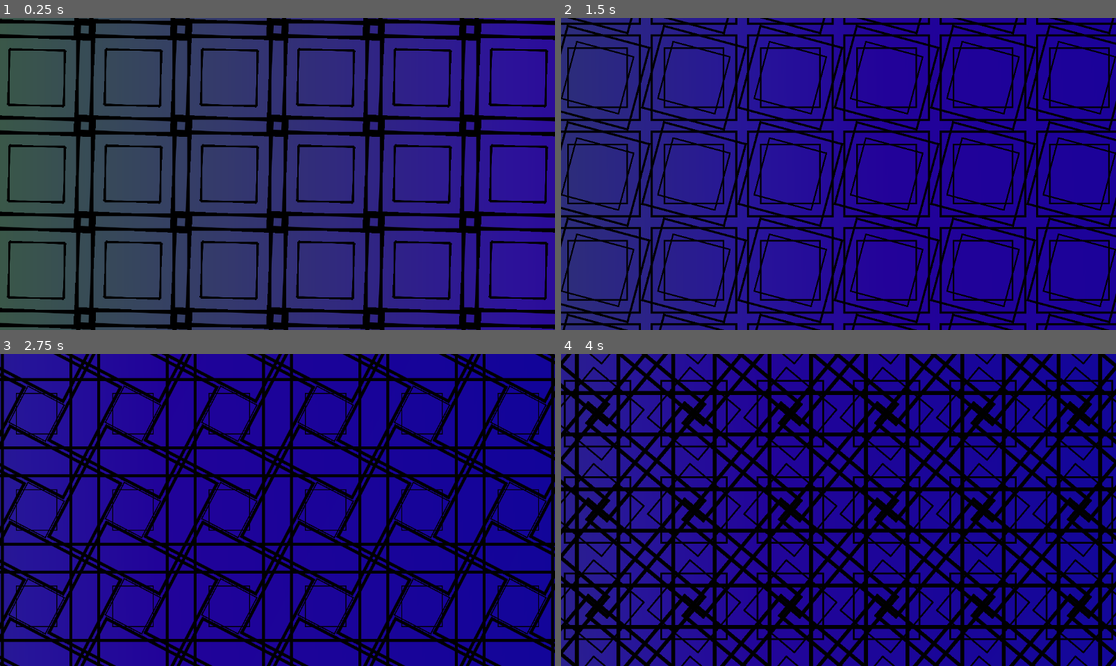
Above: before the commit, frames 1-4 (two rows, left to right).
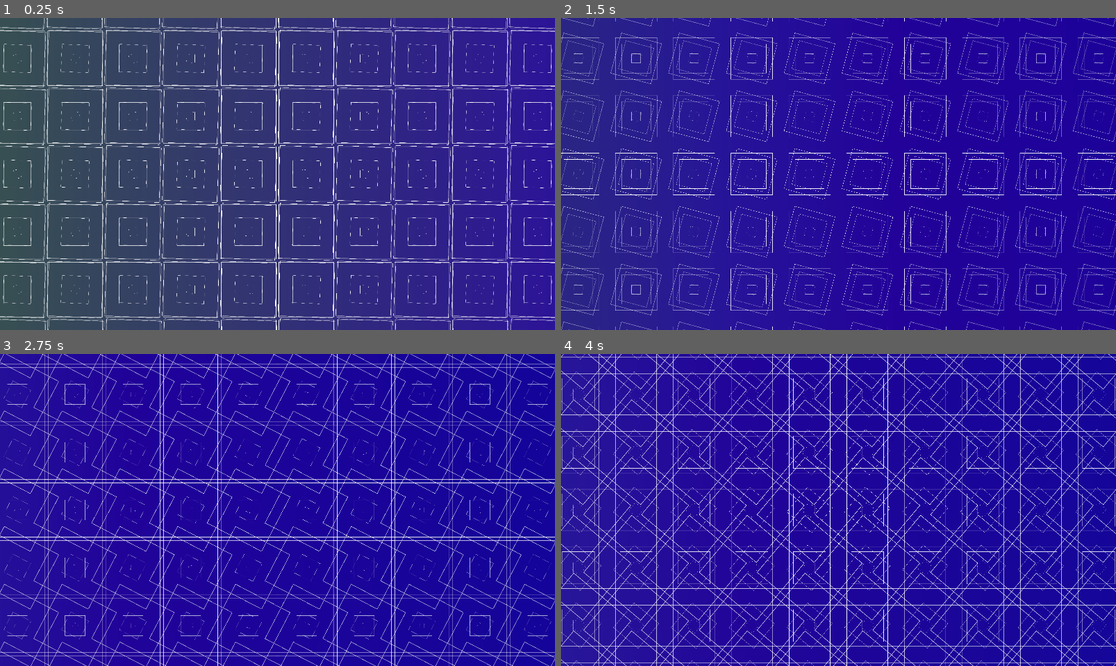
Above: after the commit, the same moments.

Repository: Juju-brz/GDVJ
Game: Godot game, scene res://templates/01_Superpositions_géométriques.tscn
Same seed, same stepped clock (60 frames per second), same inputs: the game is played once before the commit and once after it. The project has no main scene, so this scene is started directly.
Inputs (mouse positions are in pixels of both pictures, inside the frame that each line leads up to):
- Up to frame 1 (0.25 s): no input
- Up to frame 2 (1.5 s): tap Enter at 0.5 s; move the mouse to (960, 158) at 0.52 s; move the mouse to (727, 189) at 1.27 s
- Up to frame 3 (2.75 s): move the mouse to (333, 441) at 2.02 s
- Up to frame 4 (4 s): move the mouse to (810, 572) at 2.77 s; move the mouse to (1005, 556) at 3.52 s

The runs differ from the first frame. In frame 1, 30% of the frame differs, in the area x 0-100%, y 0-100%; in frame 2, 33%; in frame 3, 39%; in frame 4, 53%.

Commit message:
Third Group of Forms - White Forms - Full Screen - Adding Escape - problem - Background of Controls

Diff:
--- /dev/null
+++ b/Svg/Squarewhite-01.svg
@@ -0,0 +1 @@
+<?xml version="1.0" encoding="UTF-8"?><svg id="Layer_1" xmlns="http://www.w3.org/2000/svg" width="100" height="100" viewBox="0 0 100 100"><rect x="21.56" y="21.56" width="56.89" height="56.89" style="fill:none; stroke:#fff; stroke-miterlimit:10; stroke-width:.5px;"/></svg>
--- /dev/null
+++ b/Svg/Squarewhite.svg
@@ -0,0 +1 @@
+<?xml version="1.0" encoding="UTF-8"?><svg id="Layer_1" xmlns="http://www.w3.org/2000/svg" width="227.3" height="227.3" viewBox="0 0 227.3 227.3"><rect x="1.33" y="1.33" width="224.64" height="224.64" style="fill:none; stroke:#fff; stroke-miterlimit:10; stroke-width:2.66px;"/></svg>
--- /dev/null
+++ b/Svg/Squarewhite2.svg
@@ -0,0 +1 @@
+<?xml version="1.0" encoding="UTF-8"?><svg id="Layer_1" xmlns="http://www.w3.org/2000/svg" width="380.53" height="380.53" viewBox="0 0 380.53 380.53"><rect x="1" y="1" width="378.53" height="378.53" style="fill:none; stroke:#fff; stroke-miterlimit:10; stroke-width:2px;"/></svg>
--- a/baseScene.tscn
+++ b/baseScene.tscn
@@ -29,36 +29,43 @@
 offset_right = 40.0
 offset_bottom = 40.0
 
-[node name="VBoxContainer" type="VBoxContainer" parent="Control"]
+[node name="BG" type="ColorRect" parent="Control"]
+material = SubResource("ShaderMaterial_u2bk3")
+layout_mode = 0
+offset_right = 1164.0
+offset_bottom = 674.0
+color = Color(0.5609549, 0.5609549, 0.5609549, 0.8509804)
+
+[node name="VBoxContainer" type="VBoxContainer" parent="Control/BG"]
 layout_mode = 0
 offset_left = 809.0
 offset_top = 26.0
 offset_right = 1118.0
 offset_bottom = 254.0
 
-[node name="Label2" type="Label" parent="Control/VBoxContainer"]
+[node name="Label2" type="Label" parent="Control/BG/VBoxContainer"]
 layout_mode = 2
 text = "Duplication"
 
-[node name="HSlider" type="HSlider" parent="Control/VBoxContainer"]
+[node name="HSlider" type="HSlider" parent="Control/BG/VBoxContainer"]
 layout_mode = 2
 max_value = 50.0
 
-[node name="Button" type="Button" parent="Control/VBoxContainer"]
+[node name="Button" type="Button" parent="Control/BG/VBoxContainer"]
 visible = false
 layout_mode = 2
 text = "Animation"
 
-[node name="Label" type="Label" parent="Control/VBoxContainer"]
+[node name="Label" type="Label" parent="Control/BG/VBoxContainer"]
 layout_mode = 2
 text = "RADIUS"
 
-[node name="HSlider_spacing" type="HSlider" parent="Control/VBoxContainer"]
+[node name="HSlider_spacing" type="HSlider" parent="Control/BG/VBoxContainer"]
 layout_mode = 2
 min_value = 50.0
 value = 50.0
 
-[node name="CodeEdit" type="CodeEdit" parent="Control"]
+[node name="CodeEdit" type="CodeEdit" parent="Control/BG"]
 layout_mode = 0
 offset_left = 3.0
 offset_top = 87.0
@@ -75,17 +82,17 @@
 highlight_current_line = true
 script = ExtResource("4_bgty4")
 
-[node name="Button" type="Button" parent="Control/CodeEdit"]
+[node name="Button" type="Button" parent="Control/BG/CodeEdit"]
 layout_mode = 0
 offset_left = 305.0
 offset_top = 478.0
 offset_right = 388.0
 offset_bottom = 520.0
 
-[node name="Play" type="Sprite2D" parent="Control/CodeEdit/Button"]
+[node name="Play" type="Sprite2D" parent="Control/BG/CodeEdit/Button"]
 position = Vector2(21.5, 22.135)
 scale = Vector2(0.15, 0.15)
 texture = ExtResource("5_6jx8c")
 
-[connection signal="value_changed" from="Control/VBoxContainer/HSlider" to="." method="_on_h_slider_value_changed"]
-[connection signal="pressed" from="Control/CodeEdit/Button" to="Control/CodeEdit" method="_on_button_pressed"]
+[connection signal="value_changed" from="Control/BG/VBoxContainer/HSlider" to="." method="_on_h_slider_value_changed"]
+[connection signal="pressed" from="Control/BG/CodeEdit/Button" to="Control/BG/CodeEdit" method="_on_button_pressed"]
--- a/project.godot
+++ b/project.godot
@@ -13,6 +13,12 @@
 config/name="Quantum_Project_juju_Ali"
 config/features=PackedStringArray("4.5", "Forward Plus")
 config/icon="res://icon.svg"
+
+[display]
+
+window/size/viewport_width=1920
+window/size/viewport_height=1080
+window/size/mode=3
 
 [input]
 
@@ -36,3 +42,10 @@
 "events": [Object(InputEventKey,"resource_local_to_scene":false,"resource_name":"","device":-1,"window_id":0,"alt_press …(194 unchanged characters)…
 ]
 }
+
+[rendering]
+
+textures/canvas_textures/default_texture_filter=2
+anti_aliasing/quality/msaa_2d=2
+anti_aliasing/quality/msaa_3d=2
+anti_aliasing/quality/screen_space_aa=1
--- a/scripts/mainScript.gd
+++ b/scripts/mainScript.gd
@@ -10,10 +10,10 @@
 ### CONTROLES ###
 @onready var control = $Control
 var hide :bool = false
-@onready var slider = $Control/VBoxContainer/HSlider #Import Slider Input
+@onready var slider = $Control/BG/VBoxContainer/HSlider #Import Slider Input
 @onready var old_slder_value: float = slider.value
 
-@onready var slider_spacing = $Control/VBoxContainer/HSlider_spacing
+@onready var slider_spacing = $Control/BG/VBoxContainer/HSlider_spacing
 @onready var old_slider_spacing_value = slider_spacing.value
 
 var nb_duplicates =  1
--- a/templates/01_Superpositions_Géometriques_MainScript.gd
+++ b/templates/01_Superpositions_Géometriques_MainScript.gd
@@ -4,7 +4,7 @@
 
 # --- GRID VARIABLES ---
 @export var GRID_COLUMNS: int = 10
-@export var GRID_ROWS: int = 5
+@export var GRID_ROWS: int = 9
 @export var CELL_SIZE: float = 100.0
 
 # --- ROTATION VARIABLES ---
@@ -29,7 +29,15 @@
 	Color("000000")  # Black
 ]
 
-#duplicated_spriteslist: Array = []
+# --- RANDOM LERP VARIABLES ---
+var cycle_timer: float = 0.0
+const CYCLE_INTERVAL: float = 10.0
+var rand_val_a: float = 0.0
+var rand_val_b: float = 0.0
+var smooth_random_value: float = 0.0
+
+# Ensure this array exists for sprite management
+#var duplicated_spriteslist: Array = []
 
 #### CORE FUNCTIONS ####
 
@@ -51,8 +59,17 @@
 			current_angle += 45.0
 		add_small_step = not add_small_step
 
+	rand_val_a = randf()
+	rand_val_b = randf()
+
 	draw_board()
 	queue_redraw()
+
+# --- NEW: INPUT HANDLING (ESCAPE TO QUIT) ---
+func _unhandled_input(event: InputEvent) -> void:
+	if event is InputEventKey:
+		if event.pressed and event.keycode == KEY_ESCAPE:
+			get_tree().quit()
 
 # --- HELPER: GRADIENT COLOR ---
 func get_gradient_color(time_val: float) -> Color:
@@ -62,6 +79,18 @@
 	var t = time_val - float(int(time_val))
 	return COLOR_PALETTE[idx].lerp(COLOR_PALETTE[next_idx], t)
 
+# --- RANDOM CYCLE LOGIC ---
+func process_random_cycle(delta: float):
+	cycle_timer += delta
+	if cycle_timer >= CYCLE_INTERVAL:
+		cycle_timer = 0.0
+		rand_val_a = rand_val_b
+		rand_val_b = randf()
+		print("Cycle Reset! A: ", rand_val_a, " B: ", rand_val_b)
+
+	var t = cycle_timer / CYCLE_INTERVAL
+	smooth_random_value = lerp(rand_val_a, rand_val_b, t)
+
 # --- BACKGROUND DRAWING ---
 func _draw():
 	var viewport_size = Vector2(1000, 1000)
@@ -90,12 +119,14 @@
 		sprite.queue_free()
 	duplicated_spriteslist.clear()
 
-# --- DRAW ONE STAR (Helper with Dynamic Scaling) ---
-# Now accepts two specific scales: one for the outer squares, one for the inner
-func draw_star_pattern(location: Vector2, scale_outer: float, scale_inner: float):
-
-	# Helper creates a sprite with a specific scale
+# --- DRAW ONE STAR (UPDATED: Accepts 3 scales) ---
+func draw_star_pattern(location: Vector2, scale_outer: float, scale_inner: float, scale_ghost: float):
+
 	var create_sprite = func(rot_angle_rad: float, sprite_scale: float):
+		# Optimization: If scale is basically 0, don't create the sprite
+		if sprite_scale <= 0.01:
+			return
+
 		var s = original_sprite.duplicate()
 		add_child(s)
 		s.position = location
@@ -104,21 +135,24 @@
 		s.show()
 		duplicated_spriteslist.append(s)
 
-	# 1. Base (Static) - Draw BOTH
+	# 1. Base (Static)
 	create_sprite.call(0.0, scale_outer)
 	create_sprite.call(0.0, scale_inner)
-
-	# 2. Stamps - Draw BOTH
+	create_sprite.call(0.0, scale_ghost) # Draw the ghost
+
+	# 2. Stamps
 	for target_angle in stamp_angles:
 		if overall_rotation >= target_angle:
 			create_sprite.call(target_angle, scale_outer)
 			create_sprite.call(target_angle, scale_inner)
+			create_sprite.call(target_angle, scale_ghost) # Draw the ghost
 		else:
 			break
 
-	# 3. Active Rotator - Draw BOTH
+	# 3. Active Rotator
 	create_sprite.call(overall_rotation, scale_outer)
 	create_sprite.call(overall_rotation, scale_inner)
+	create_sprite.call(overall_rotation, scale_ghost) # Draw the ghost
 
 # --- MAIN DRAW FUNCTION ---
 func draw_board():
@@ -129,42 +163,41 @@
 	var viewport_rect = get_viewport_rect()
 	var mouse_pos = get_viewport().get_mouse_position()
 
-	# Normalize mouse position (0.0 to 1.0) across the screen
 	var norm_x = clamp(mouse_pos.x / viewport_rect.size.x, 0.0, 1.0)
 	var norm_y = clamp(mouse_pos.y / viewport_rect.size.y, 0.0, 1.0)
 
-	# HORIZONTAL (Outer Square): Base 0.4 -> Range [0.2, 0.8]
+	# Outer Square (Horizontal Mouse)
 	var current_scale_outer = lerp(0.2, 0.8, norm_x)
 
-	# VERTICAL (Inner Square): Base 0.2 -> Range [0.1, 0.4]
-	# (Up/0 is smaller, Down/1 is bigger)
+	# Primary Inner Square (Vertical Mouse) - Standard behavior
 	var current_scale_inner = lerp(0.1, 0.4, norm_y)
 
-	# --- 2. CENTER THE GRID (Static Position) ---
+	# --- NEW: GHOST INNER SQUARE ---
+	# Starts at 0.0 (Invisible) and grows to 0.15.
+	var current_scale_ghost = lerp(0.0, 0.15, norm_y)
+
+	# --- 2. CENTER THE GRID ---
 	var screen_center = viewport_rect.size / 2.0
-
-	# Note: using CELL_SIZE * 2 as requested in previous code
 	var step = CELL_SIZE * 2.0
 	var total_width = GRID_COLUMNS * step
 	var total_height = GRID_ROWS * step
 
-	# Calculate top-left corner relative to screen center
 	var start_x = -(total_width / 2.0) + (step / 2.0)
 	var start_y = -(total_height / 2.0) + (step / 2.0)
 
 	# --- 3. GRID LOOP ---
 	for col in range(GRID_COLUMNS):
 		for row in range(GRID_ROWS):
-
 			var x_pos = start_x + (col * step)
 			var y_pos = start_y + (row * step)
-
-			# Position is now relative to screen center, not mouse
-			var star_pos = screen_center + Vector2(x_pos, y_pos)
-
-			draw_star_pattern(star_pos, current_scale_outer, current_scale_inner)
+			var star_pos =  screen_center + Vector2(x_pos, y_pos)
+
+			# Pass all 3 scales to the drawer
+			draw_star_pattern(star_pos, current_scale_outer, current_scale_inner, current_scale_ghost)
 
 func _process(delta: float) -> void:
+	process_random_cycle(delta)
+
 	overall_rotation += ROTATION_SPEED * delta
 
 	current_color_time += GRADIENT_SPEED * delta
--- a/templates/01_Superpositions_géométriques.tscn
+++ b/templates/01_Superpositions_géométriques.tscn
@@ -3,7 +3,7 @@
 [ext_resource type="PackedScene" uid="uid://bp8w6tlng3j86" path="res://baseScene.tscn" id="1_qwknm"]
 [ext_resource type="Script" uid="uid://c4hfbx71iow0l" path="res://templates/01_Superpositions_Géometriques_MainScript.gd" id="1_um0o5"]
 [ext_resource type="Shader" uid="uid://b0jcj53b5croi" path="res://templates/persianPattern.gdshader" id="2_dlh1b"]
-[ext_resource type="Texture2D" uid="uid://cxk1yqvdskdin" path="res://geometries/Square.svg" id="3_evy8j"]
+[ext_resource type="Texture2D" uid="uid://ccad0eu6urbi4" path="res://Svg/Squarewhite2.svg" id="3_qwknm"]
 
 [sub_resource type="ShaderMaterial" id="ShaderMaterial_m48li"]
 resource_local_to_scene = true
@@ -12,7 +12,7 @@
 [node name="Node2D" instance=ExtResource("1_qwknm")]
 script = ExtResource("1_um0o5")
 GRID_COLUMNS = 10
-GRID_ROWS = 5
+GRID_ROWS = 9
 CELL_SIZE = 100.0
 ROTATION_SPEED = 0.17453292519943295
 GRADIENT_SPEED = 0.1
@@ -20,29 +20,56 @@
 
 [node name="ColorRect" parent="." index="0"]
 material = null
+offset_left = -130.0
+offset_top = -112.0
+offset_right = 2067.0
+offset_bottom = 1183.0
 
 [node name="Square" parent="." index="1"]
 z_index = 2
-texture = ExtResource("3_evy8j")
+position = Vector2(1023, 499)
+scale = Vector2(1, 1)
+texture = ExtResource("3_qwknm")
 
 [node name="ColorRect2" type="ColorRect" parent="." index="2"]
 z_index = 1
 material = SubResource("ShaderMaterial_m48li")
-offset_right = 1164.0
-offset_bottom = 674.0
+offset_left = -262.0
+offset_top = -167.0
+offset_right = 2193.1455
+offset_bottom = 1225.0
 color = Color(1, 1, 1, 0)
 
 [node name="Control" parent="." index="3"]
 z_index = 5
 
-[node name="CodeEdit" parent="Control" index="1"]
-offset_left = 37.0
-offset_top = 40.0
-offset_right = 428.0
-offset_bottom = 562.0
-text = "shader_type canvas_item;
+[node name="BG" parent="Control" index="0"]
+layout_mode = 1
+anchors_preset = -1
+anchor_left = 24.062
+anchor_top = 13.587001
+anchor_right = 24.062
+anchor_bottom = 13.587001
+offset_left = -933.48
+offset_top = -517.48004
+offset_right = 933.52
+offset_bottom = 517.51996
+color = Color(0.61339027, 0.61339027, 0.61339027, 0.8509804)
 
-void fragment() {
-    vec3 color = vec3(1.0, 1.0, 1.0);
-    COLOR = vec4(color, 0.3);
-}"
+[node name="VBoxContainer" parent="Control/BG" index="0"]
+offset_left = 1517.0
+offset_top = 32.0
+offset_right = 1826.0
+offset_bottom = 270.0
+
+[node name="CodeEdit" parent="Control/BG" index="1"]
+offset_left = 70.0
+offset_top = 79.0
+offset_right = 547.0
+offset_bottom = 917.0
+
+[node name="Button" parent="Control/BG/CodeEdit" index="6"]
+offset_left = 370.0
+offset_top = 787.0
+offset_right = 453.0
+offset_bottom = 829.0
Not shown, added: Svg/Squarewhite-01.svg.import
Not shown, added: Svg/Squarewhite.svg.import
Not shown, added: Svg/Squarewhite2.svg.import
